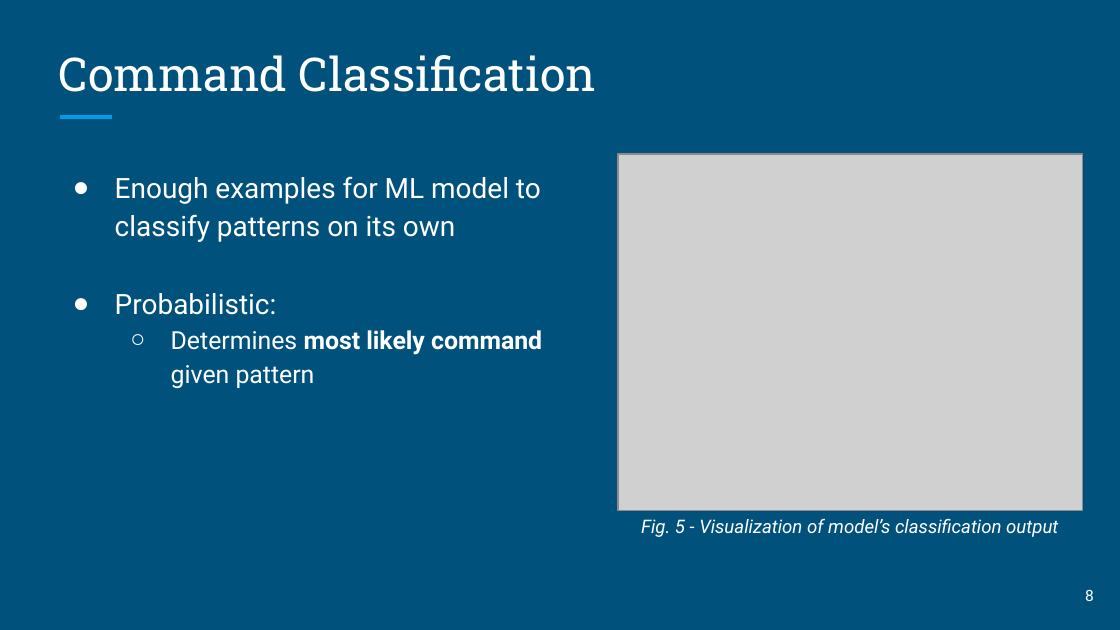
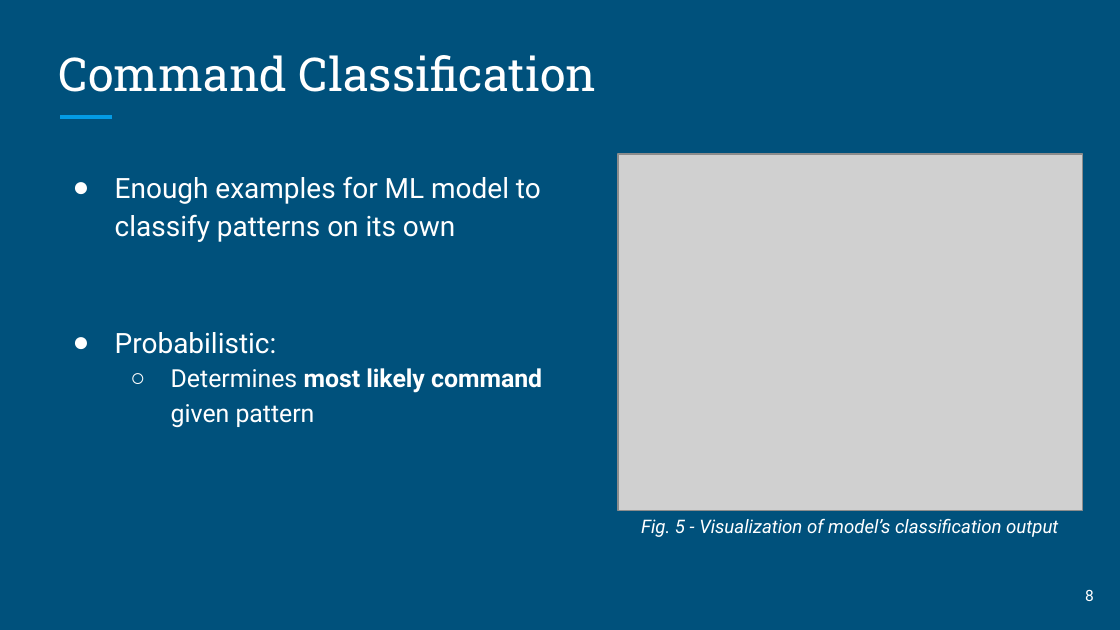
Before and after one commit to knotekbr/cs475_capstone, a slide deck: slide 8 of MindGames Final Presentation (1).pptx. Drawn at 1120x630 pixels with LibreOffice and Linux fonts; fonts in the diff are those of the drawing; grey boxes stand for pictures. Boxes give left, top, right and bottom in pixels: in the first picture for what was removed or moved away, otherwise in the second. Text is boxed around its words. In the diff, an @@ line names an element or a change of style, - is before the commit and + after.

```diff
--- a/MindGames Final Presentation (1).pptx
+++ b/MindGames Final Presentation (1).pptx
@@ text "Enough examples for ML model ..." rewrapped from (115,176,542,389) to (115,176,542,428) @@
```
Also in this commit, not shown: 6 other slides changed, 2 other files.
